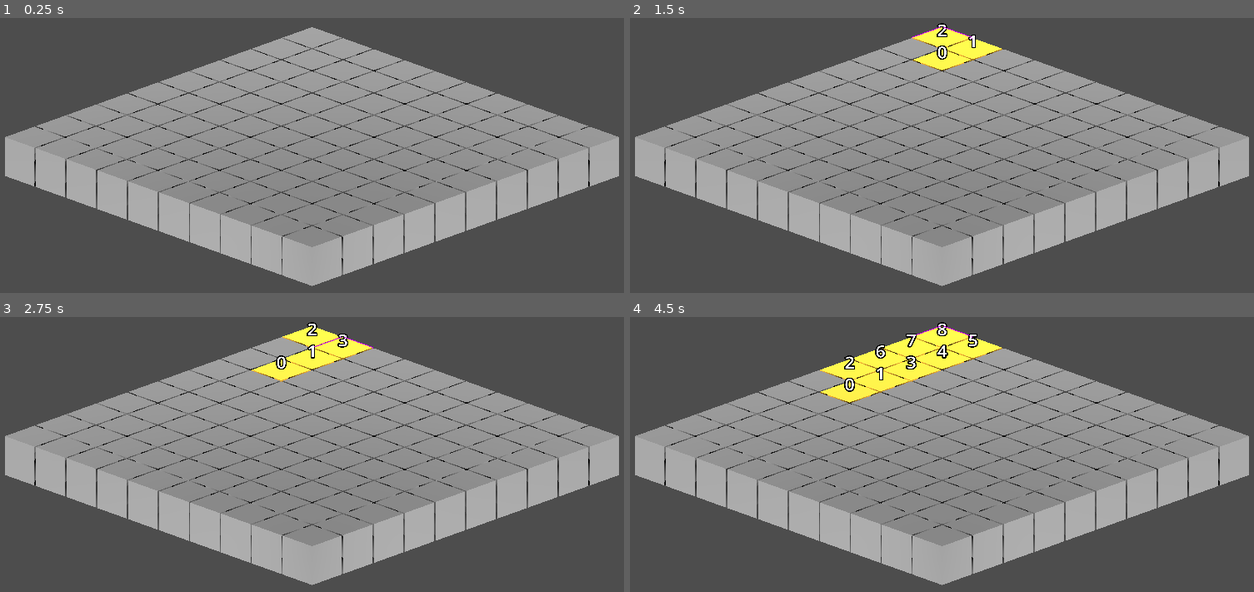
Above: before the commit, frames 1-4 (two rows, left to right).
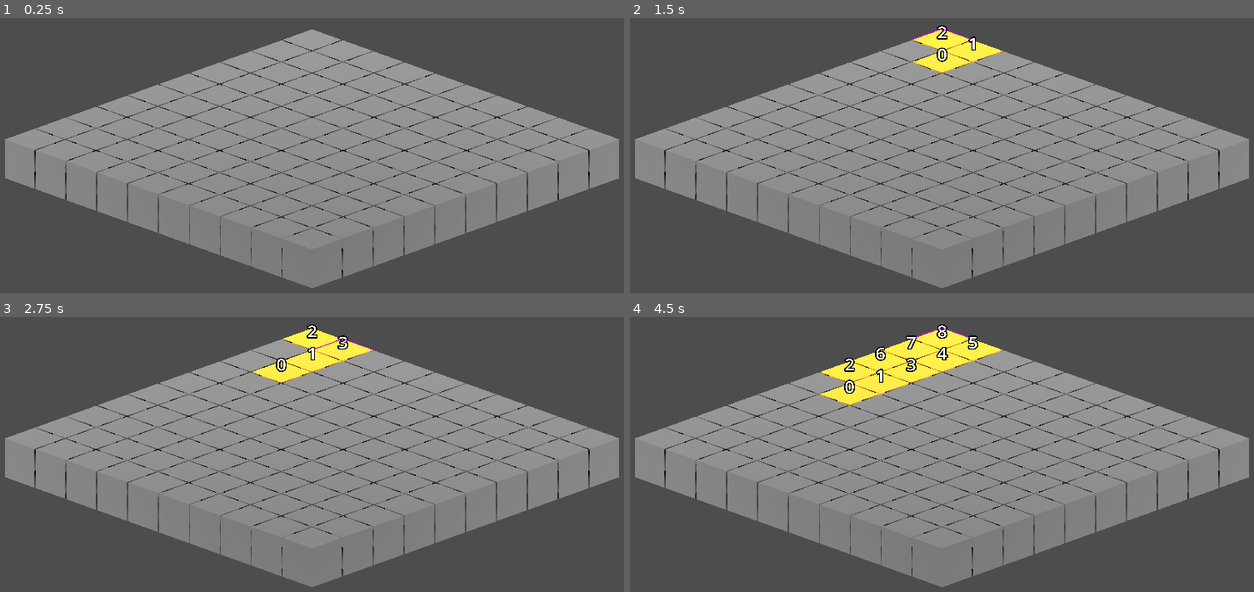
Above: after the commit, the same moments.

Repository: JcodeVanDamme/Crucible
Game: Godot game, scene res://game/main.tscn
Two runs of this game, one before a commit and one after it. Both use one fixed random seed, a clock stepped at 60 frames per second and the inputs below.
Inputs:
- Up to frame 1 (0.25 s): no input
- Up to frame 2 (1.5 s): tap Enter at 0.5 s; hold E (cycle_right) 0.53-1.28 s; tap Space (fire) at 0.6, 1.25, 1.35 s; hold Q (cycle_left) from 1.28 s (still down)
- Up to frame 3 (2.75 s): tap Enter at 2 s; release Q (cycle_left) at 2.03 s; hold E (cycle_right) from 2.03 s (still down); tap Space (fire) at 2.1 s
- Up to frame 4 (4.5 s): tap Space (fire) at 2.75, 2.85, 3.6, 4.25, 4.35 s; tap Enter at 3.5 s; release E (cycle_right) at 3.53 s; hold Q (cycle_left) from 3.53 s (still down)

The runs differ from the first frame. In frame 1, 21% of the frame differs, in the area x 0-100%, y 3-99%; in frame 2, 21%; in frame 3, 21%; in frame 4, 22%, in the area x 0-100%, y 1-99%.

Commit message:
Renamed Files

Diff:
--- a/game/Board.gd
+++ b/game/Board.gd
@@ -16,14 +16,16 @@
 		cubeSize = value
 		build_board()
 
+
 var currentCubeID := 0
+var outlined_cube : Cube
+
 var boardWidth : float
 var cubeMatrix: = {}
 var edgeCoords: Array[Vector2] = []
 var currentEdgeIndex := 0
 var currentCoord : Vector2
 var currentDir : Vector2
-var outlined_cube : Cube
 
 func cleanup() -> void:
 	cubeMatrix.clear()
@@ -36,7 +38,7 @@
 
 func build_board():
 	cleanup()
-	boardWidth = (cubeCount - 1) * cubeSpacing
+	boardWidth = (cubeCount - 1) * (cubeSize + cubeSpacing)
 
 	for i in range(cubeCount):
 		for j in range(cubeCount):
--- a/game/Cube.tscn
+++ b/game/Cube.tscn
@@ -1,29 +1,20 @@
-[gd_scene load_steps=8 format=3 uid="uid://c15seorxgulws"]
+[gd_scene load_steps=6 format=3 uid="uid://c15seorxgulws"]
 
-[ext_resource type="Script" uid="uid://3bbq827n37hh" path="res://game/CubeMesh.gd" id="1_k3834"]
-[ext_resource type="Script" uid="uid://f133injpaf2l" path="res://game/Cube.gd" id="1_vmytl"]
+[ext_resource type="Script" uid="uid://3bbq827n37hh" path="res://game/cube_mesh.gd" id="1_k3834"]
+[ext_resource type="Script" uid="uid://f133injpaf2l" path="res://game/cube.gd" id="1_vmytl"]
 [ext_resource type="Material" uid="uid://c3arur4hgwr06" path="res://game/inactive_material.tres" id="2_a2kvu"]
-[ext_resource type="Shader" uid="uid://q5pj176y0smr" path="res://game/OutlineShader.gdshader" id="2_nvenl"]
 
-[sub_resource type="ShaderMaterial" id="ShaderMaterial_nvenl"]
-render_priority = 0
-shader = ExtResource("2_nvenl")
-shader_parameter/outline_color = Color(0.8060001, 0, 0.93, 1)
-shader_parameter/outline_size = 0.02
-
-[sub_resource type="StandardMaterial3D" id="StandardMaterial3D_c4kuf"]
-next_pass = SubResource("ShaderMaterial_nvenl")
+[sub_resource type="StandardMaterial3D" id="StandardMaterial3D_ps7ip"]
 albedo_color = Color(0.4351923, 0.43519226, 0.43519226, 1)
 
 [sub_resource type="BoxMesh" id="BoxMesh_jhj05"]
 size = Vector3(2, 2, 2)
 
-[node name="Node3D" type="Node3D"]
+[node name="Cube" type="Node3D"]
 script = ExtResource("1_vmytl")
-show_outline = true
 
 [node name="MeshInstance3D" type="MeshInstance3D" parent="."]
-material_override = SubResource("StandardMaterial3D_c4kuf")
+material_override = SubResource("StandardMaterial3D_ps7ip")
 mesh = SubResource("BoxMesh_jhj05")
 surface_material_override/0 = ExtResource("2_a2kvu")
 script = ExtResource("1_k3834")
--- a/game/CubeMesh.gd
+++ b/game/cube_mesh.gd
@@ -1,7 +1,7 @@
 @tool
 extends MeshInstance3D
 
-var outline_shader = preload("res://game/OutlineShader.gdshader")
+var outline_shader = preload("res://game/outline_shader.gdshader")
 var inactive_material = preload("res://game/inactive_material.tres")
 var active_material = preload("res://game/active_material.tres")
 var outline_mat : ShaderMaterial
--- a/game/main.gd
+++ b/game/main.gd
@@ -1,7 +1,6 @@
 extends Node3D
 
-@onready var board: Node3D = $BoardRoot
-@onready var info_label: Label = $CanvasLayer/Label
+@onready var board: Node3D = $Board
 
 var selected_material := StandardMaterial3D.new()
 var default_material := StandardMaterial3D.new()
--- a/game/main.tscn
+++ b/game/main.tscn
@@ -1,10 +1,10 @@
 [gd_scene load_steps=3 format=3 uid="uid://do8nw6wm14m1f"]
 
-[ext_resource type="Script" uid="uid://dmvncmrah1skb" path="res://game/main.gd" id="1_ig7tw"]
-[ext_resource type="Script" uid="uid://ctegvlnmnlq34" path="res://game/Board.gd" id="2_0xm2m"]
+[ext_resource type="Script" uid="uid://dmvncmrah1skb" path="res://game/main.gd" id="1_8gaax"]
+[ext_resource type="Script" uid="uid://ctegvlnmnlq34" path="res://game/board.gd" id="2_2fjjk"]
 
 [node name="Main" type="Node3D"]
-script = ExtResource("1_ig7tw")
+script = ExtResource("1_8gaax")
 
 [node name="WorldEnvironment" type="WorldEnvironment" parent="."]
 
@@ -13,20 +13,16 @@
 light_energy = 2.0
 shadow_enabled = true
 
-[node name="BoardRoot" type="Node3D" parent="."]
-script = ExtResource("2_0xm2m")
+[node name="Board" type="Node3D" parent="."]
+script = ExtResource("2_2fjjk")
 cubeCount = 10
 cubeSpacing = 0.1
 cubeSize = 2.0
 
 [node name="CanvasLayer" type="CanvasLayer" parent="."]
 
-[node name="Label" type="Label" parent="CanvasLayer"]
-offset_right = 40.0
-offset_bottom = 23.0
-
 [node name="CameraPivot" type="Node3D" parent="."]
-transform = Transform3D(0.7071067, -0.25340435, 0.6601409, 0, 0.9335802, 0.3583679, -0.7071067, -0.25340435, 0.6601409, 18.5, 7, 18.5)
+transform = Transform3D(0.7071067, -0.25340435, 0.6601409, 0, 0.9335802, 0.3583679, -0.7071067, -0.25340435, 0.6601409, 18.5, 12, 18.5)
 metadata/_edit_group_ = true
 
 [node name="Camera3D" type="Camera3D" parent="CameraPivot"]
Renamed: game/CubeMesh.gd.uid -> game/cube_mesh.gd.uid
Renamed: game/OutlineShader.gdshader -> game/outline_shader.gdshader
Renamed: game/OutlineShader.gdshader.uid -> game/outline_shader.gdshader.uid
Renamed: game/WireFrameOutlineShader.gdshader -> game/wire_frame_shader.gdshader
Renamed: game/WireFrameOutlineShader.gdshader.uid -> game/wire_frame_shader.gdshader.uid
